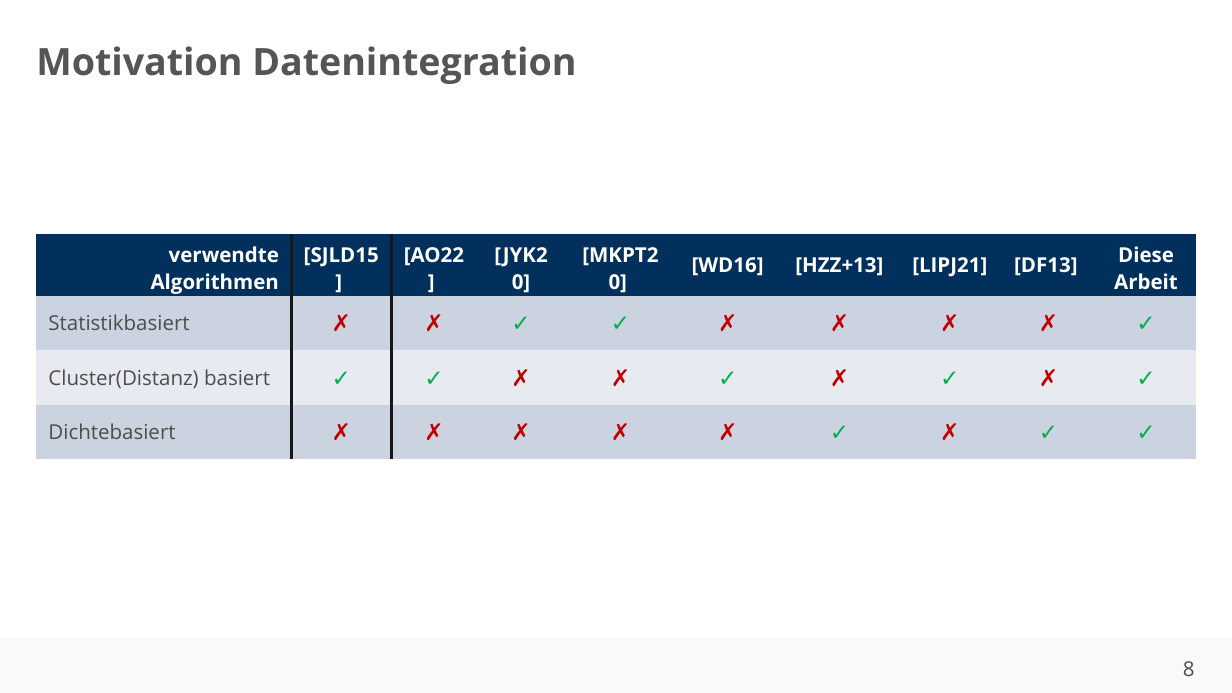
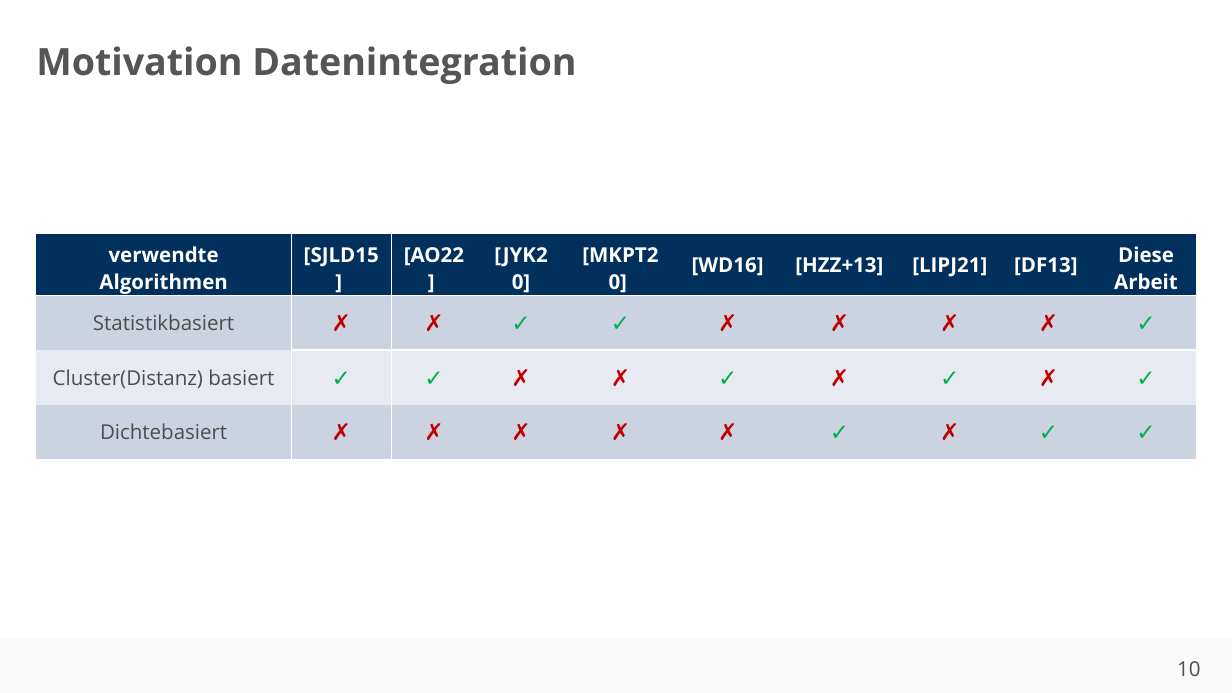
Before and after one commit to ahndavin/Abschlussarbeit_Bachelor, a slide deck: slide 10 of Kolloquium/Kolloquium.pptx (slide 8 before the commit). Drawn at 1232x693 pixels with LibreOffice and Linux fonts; fonts in the diff are those of the drawing; background and template pictures are left out. Boxes give left, top, right and bottom in pixels: in the first picture for what was removed or moved away, otherwise in the second. Text is boxed around its words. In the diff, an @@ line names an element or a change of style, - is before the commit and + after.

```diff
--- a/Kolloquium/Kolloquium.pptx
+++ b/Kolloquium/Kolloquium.pptx
@@ table at (x1=36, y1=234, x2=1196, y2=460) @@
@@ alignment right to centre @@
@@ alignment left to centre @@
@@ borders changed @@
@@ page number at (x1=1177, y1=661, x2=1200, y2=676): text changed @@
-8
+10
```
Also in this commit, not shown: 9 other slides changed, 4 slides added, 3 slides removed, 2 other files.
